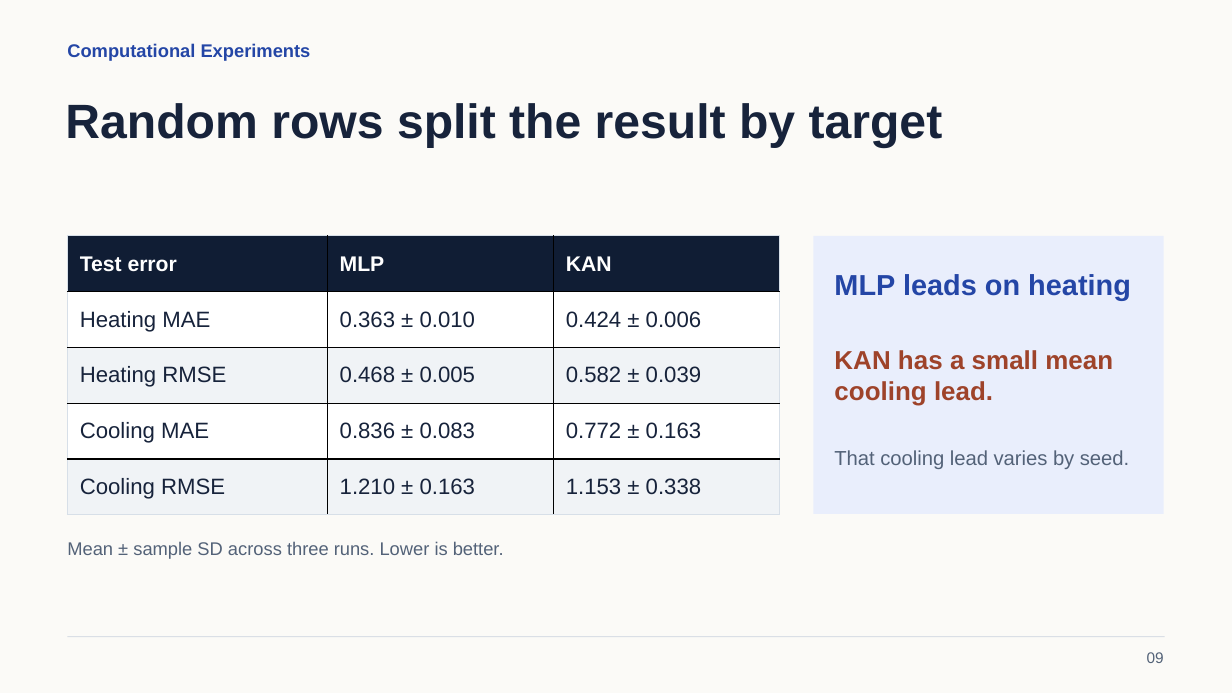
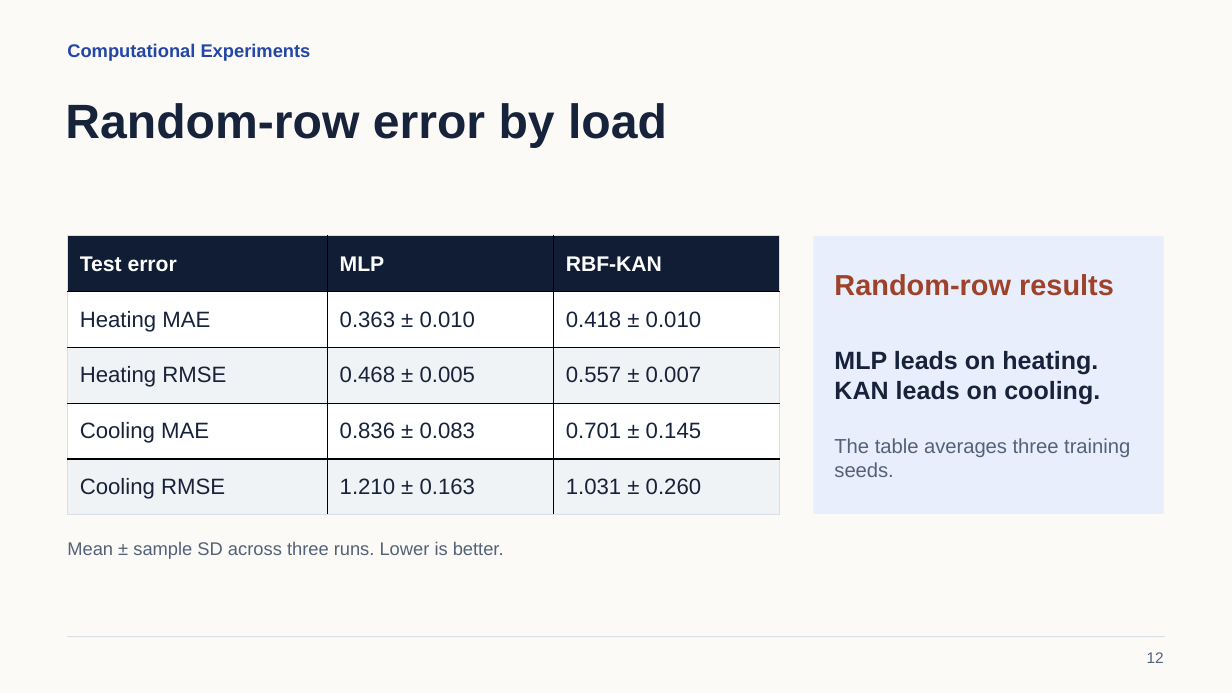
Before and after one commit to wei470/8610-Project, a slide deck: slide 12 of Presentation.pptx (slide 9 before the commit). Drawn at 1232x693 pixels with LibreOffice and Linux fonts; fonts in the diff are those of the drawing. Boxes give left, top, right and bottom in pixels: in the first picture for what was removed or moved away, otherwise in the second. Text is boxed around its words. In the diff, an @@ line names an element or a change of style, - is before the commit and + after.

```diff
--- a/Presentation.pptx
+++ b/Presentation.pptx
@@ text at [65,103,667,148]: text changed @@
-Random rows split the result by target
+Random-row error by load
@@ table at [67,236,780,515] @@
-row 1, column 3: KAN
+row 1, column 3: RBF-KAN
-row 2, column 3: 0.424 ± 0.006
+row 2, column 3: 0.418 ± 0.010
-row 3, column 3: 0.582 ± 0.039
+row 3, column 3: 0.557 ± 0.007
-row 4, column 3: 0.772 ± 0.163
+row 4, column 3: 0.701 ± 0.145
-row 5, column 3: 1.153 ± 0.338
+row 5, column 3: 1.031 ± 0.260
@@ text at [834,274,1114,296]: text changed; text colour #2446A6 to #9E432A @@
-MLP leads on heating
+Random-row results
@@ text at [834,351,1100,405]: text changed; size 20.2 to 19.5 pt; text colour #9E432A to #17233B @@
-KAN has a small mean cooling lead.
+MLP leads on heating. KAN leads on cooling.
@@ text at [834,438,1130,477]: text changed @@
-That cooling lead varies by seed.
+The table averages three training seeds.
@@ text at [1147,652,1164,663]: text changed @@
-09
+12
```
Also in this commit, not shown: 13 other slides changed, 3 slides added, 42 other files.
